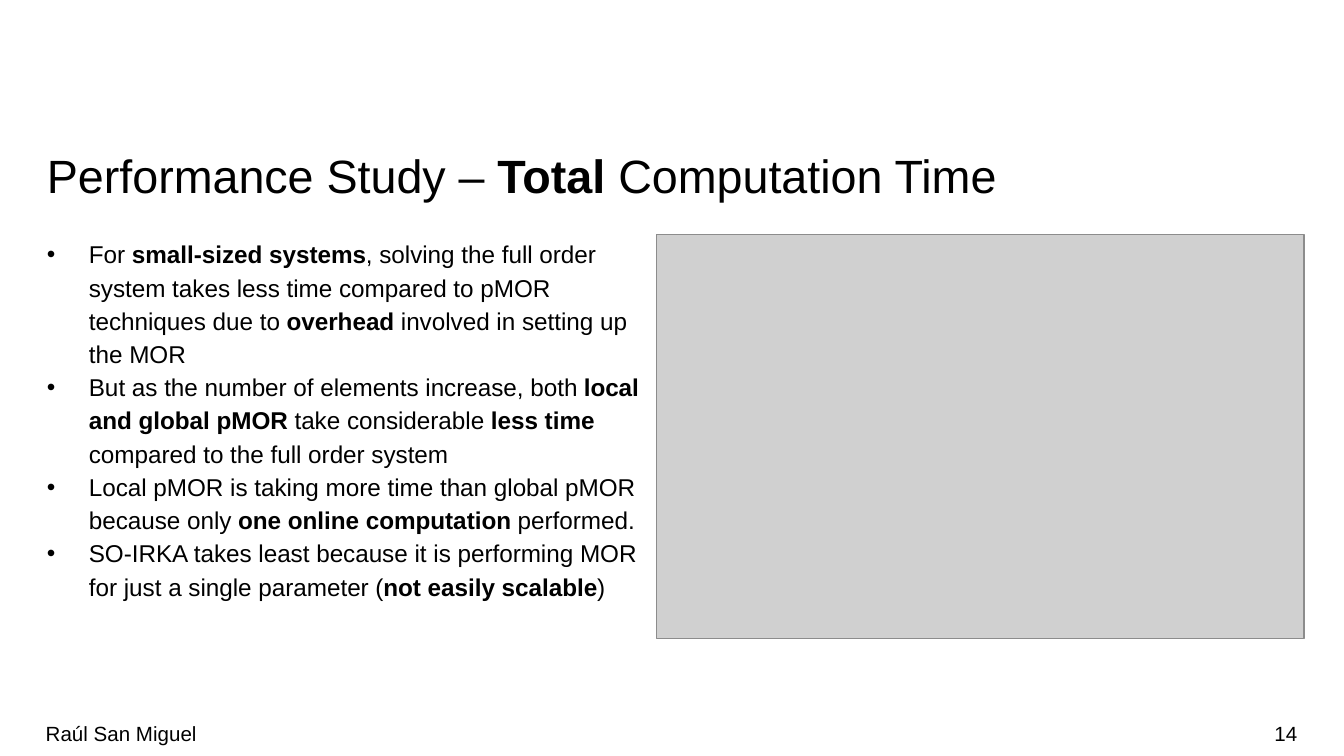
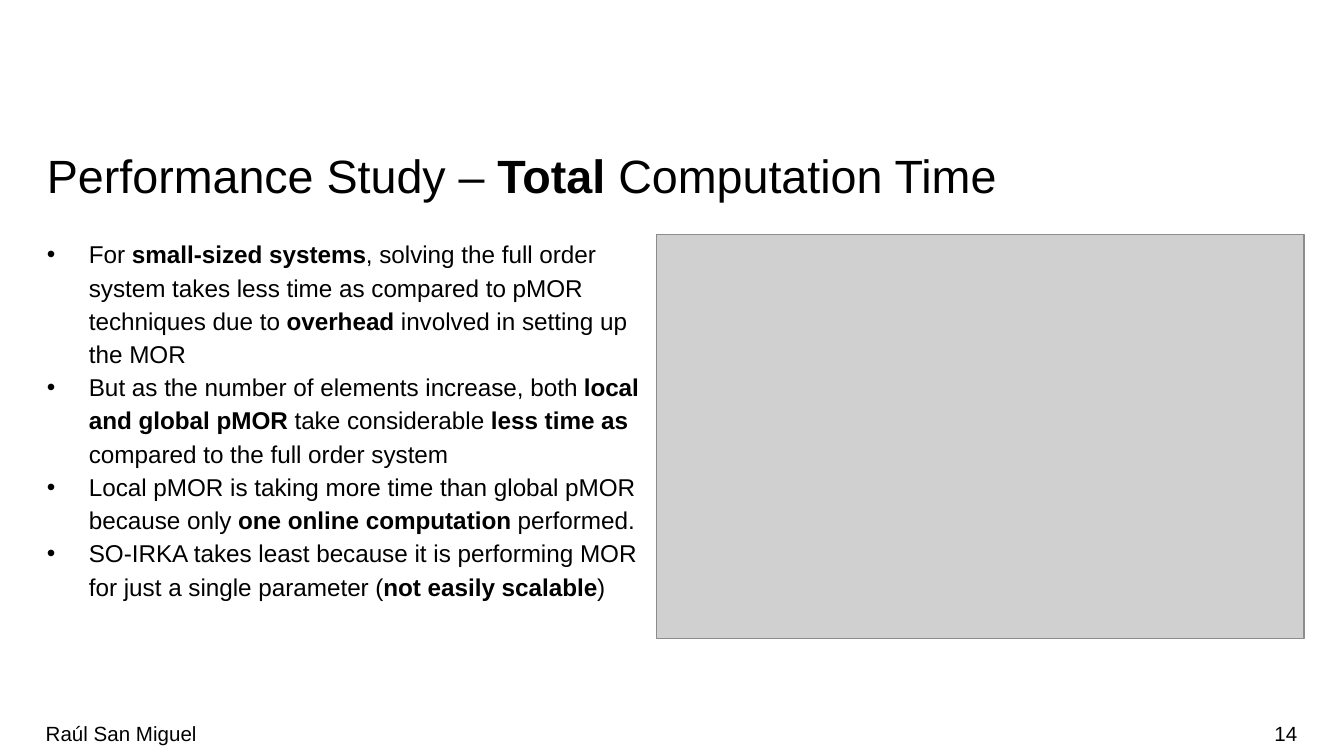
Before and after one commit to R-SMP/Global_Local_pMOR, a slide deck: slide 14 of pMOR.pptx. Drawn at 1344x756 pixels with LibreOffice and Linux fonts; fonts in the diff are those of the drawing; grey boxes stand for pictures; background and template pictures are left out. Boxes give left, top, right and bottom in pixels: in the first picture for what was removed or moved away, otherwise in the second. Text is boxed around its words. In the diff, an @@ line names an element or a change of style, - is before the commit and + after.

Commit message:
fixed typos

```diff
--- a/pMOR.pptx
+++ b/pMOR.pptx
@@ text at (89,245,639,468): text changed @@
-• For small-sized systems, solving the full order system takes less time compared to pMOR techniques due to overhead involved in setting up the MOR
-• But as the number of elements increase, both local and global pMOR take considerable less time compared to the full order system
+• For small-sized systems, solving the full order system takes less time as compared to pMOR techniques due to overhead involved in setting up the MOR
+• But as the number of elements increase, both local and global pMOR take considerable less time as compared to the full order system
```
